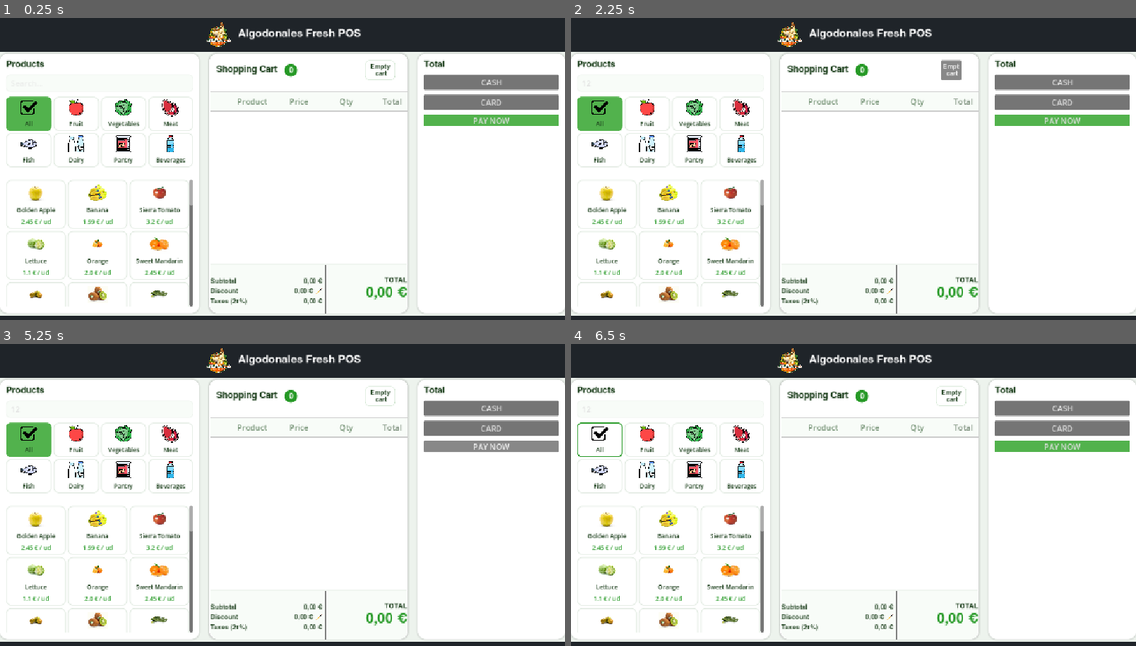
Above: before the commit, frames 1-4 (two rows, left to right).
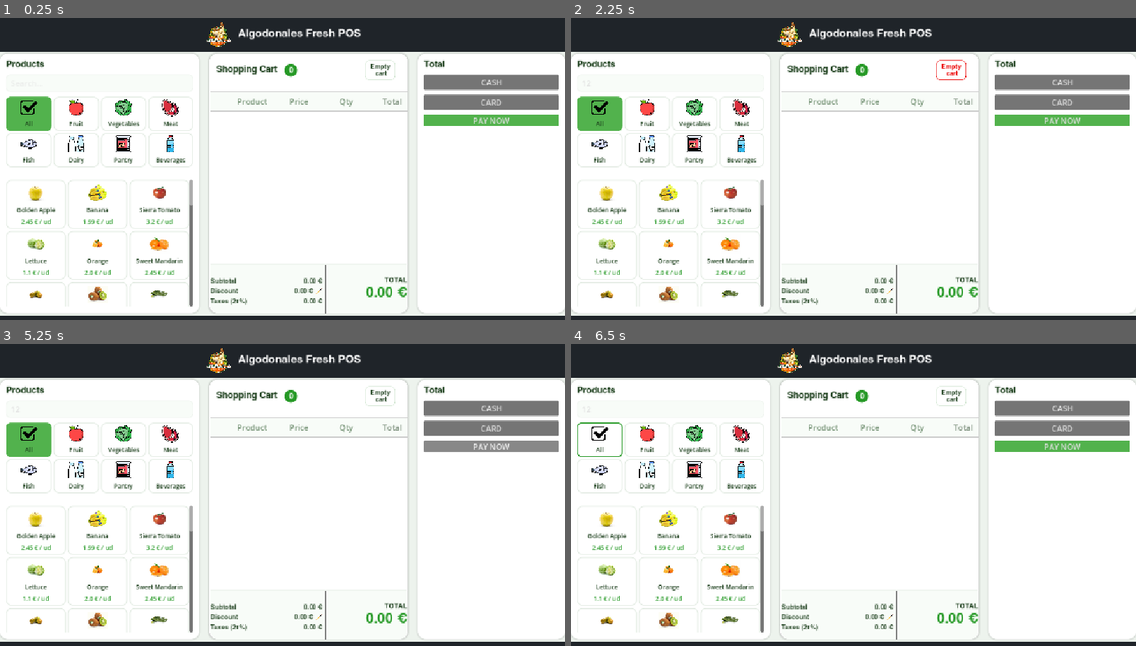
Above: after the commit, the same moments.

Repository: fersaezl/Algodonales-Fresh-POS
Game: Godot game, scene res://Scenes/MainPos.tscn
Same seed, same stepped clock (60 frames per second), same inputs: the game is played once before the commit and once after it. The project has no main scene, so this scene is started directly.
Inputs (mouse positions are in pixels of both pictures, inside the frame that each line leads up to):
- Up to frame 1 (0.25 s): no input
- Up to frame 2 (2.25 s): click (672, 84) at 0.52 s; type "12" at 0.6 s; click (599, 114) at 1.27 s; click "Empty cart" at 2 s
- Up to frame 3 (5.25 s): click (316, 618) at 2.75 s; click "CASH" at 3.5 s; click "CARD" at 4.25 s; click "PAY NOW" at 5 s
- Up to frame 4 (6.5 s): click (599, 440) at 5.77 s

The runs differ from the first frame. In frame 1, less than 0.1% of the frame differs, in the area x 52-67%, y 87-95%; in frame 2, 0.3%, in the area x 52-70%, y 13-95%; in frame 3, less than 0.1%; in frame 4, less than 0.1%.

Commit message:
Add new style resources for button states and update cart total formatting

Diff:
--- a/Scenes/Cart.tscn
+++ b/Scenes/Cart.tscn
@@ -40,6 +40,34 @@
 expand_margin_left = 10.0
 expand_margin_right = 10.0
 
+[sub_resource type="StyleBoxFlat" id="StyleBoxFlat_bvd8d"]
+bg_color = Color(1, 0, 0, 1)
+border_width_left = 1
+border_width_top = 1
+border_width_right = 1
+border_width_bottom = 1
+border_color = Color(0.92156863, 0, 0, 1)
+corner_radius_top_left = 8
+corner_radius_top_right = 8
+corner_radius_bottom_right = 8
+corner_radius_bottom_left = 8
+expand_margin_left = 10.0
+expand_margin_right = 10.0
+
+[sub_resource type="StyleBoxFlat" id="StyleBoxFlat_a2bjf"]
+bg_color = Color(1, 1, 1, 1)
+border_width_left = 1
+border_width_top = 1
+border_width_right = 1
+border_width_bottom = 1
+border_color = Color(0.92156863, 0, 0, 1)
+corner_radius_top_left = 8
+corner_radius_top_right = 8
+corner_radius_bottom_right = 8
+corner_radius_bottom_left = 8
+expand_margin_left = 10.0
+expand_margin_right = 10.0
+
 [sub_resource type="StyleBoxFlat" id="StyleBoxFlat_j80qm"]
 bg_color = Color(0.972549, 0.9882353, 0.972549, 1)
 border_width_top = 1
@@ -135,9 +163,12 @@
 [node name="ClearBtn" type="Button" parent="CenterContainer/MainCard/VBoxContainer/HeaderPanel/MarginContainer/HeaderRow" unique_id=652446622]
 layout_mode = 2
 theme_override_colors/font_color = Color(0.1764706, 0.3019608, 0.1764706, 1)
+theme_override_colors/font_hover_color = Color(0.92156863, 0, 0, 1)
 theme_override_fonts/font = ExtResource("1_puk5m")
 theme_override_font_sizes/font_size = 13
 theme_override_styles/normal = SubResource("StyleBoxFlat_i5iil")
+theme_override_styles/pressed = SubResource("StyleBoxFlat_bvd8d")
+theme_override_styles/hover = SubResource("StyleBoxFlat_a2bjf")
 text = "Empty
  cart"
 
@@ -236,7 +267,7 @@
 theme_override_colors/font_color = Color(0.1764706, 0.3019608, 0.1764706, 1)
 theme_override_fonts/font = ExtResource("1_puk5m")
 theme_override_font_sizes/font_size = 13
-text = "0,00 €"
+text = "0.00 €"
 
 [node name="Discount" type="HBoxContainer" parent="CenterContainer/MainCard/VBoxContainer/FooterPanel/FooterRow/LeftTotals" unique_id=1678506990]
 layout_mode = 2
@@ -254,7 +285,7 @@
 theme_override_colors/font_color = Color(0.1764706, 0.3019608, 0.1764706, 1)
 theme_override_fonts/font = ExtResource("1_puk5m")
 theme_override_font_sizes/font_size = 13
-text = "0,00 €"
+text = "0.00 €"
 
 [node name="EditDiscountBtn" type="TextureButton" parent="CenterContainer/MainCard/VBoxContainer/FooterPanel/FooterRow/LeftTotals/Discount" unique_id=1397752989]
 custom_minimum_size = Vector2(15, 15)
@@ -281,7 +312,7 @@
 theme_override_colors/font_color = Color(0.1764706, 0.3019608, 0.1764706, 1)
 theme_override_fonts/font = ExtResource("1_puk5m")
 theme_override_font_sizes/font_size = 13
-text = "0,00 €"
+text = "0.00 €"
 
 [node name="VSeparator" type="VSeparator" parent="CenterContainer/MainCard/VBoxContainer/FooterPanel/FooterRow" unique_id=1968135002]
 layout_mode = 2
@@ -308,5 +339,5 @@
 theme_override_colors/font_color = Color(0.14901961, 0.6, 0.14901961, 1)
 theme_override_fonts/font = ExtResource("1_puk5m")
 theme_override_font_sizes/font_size = 28
-text = "0,00 €"
+text = "0.00 €"
 horizontal_alignment = 2
